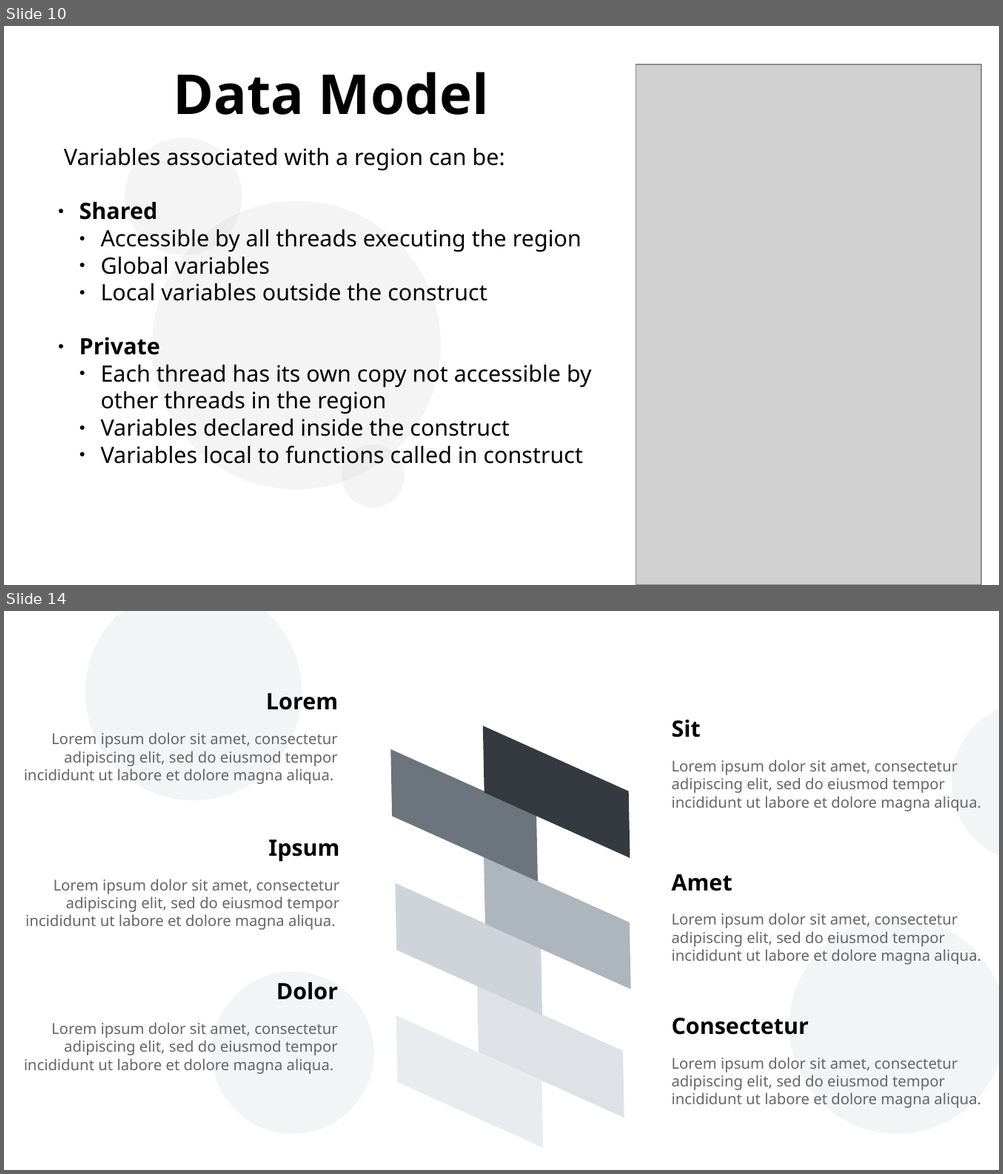
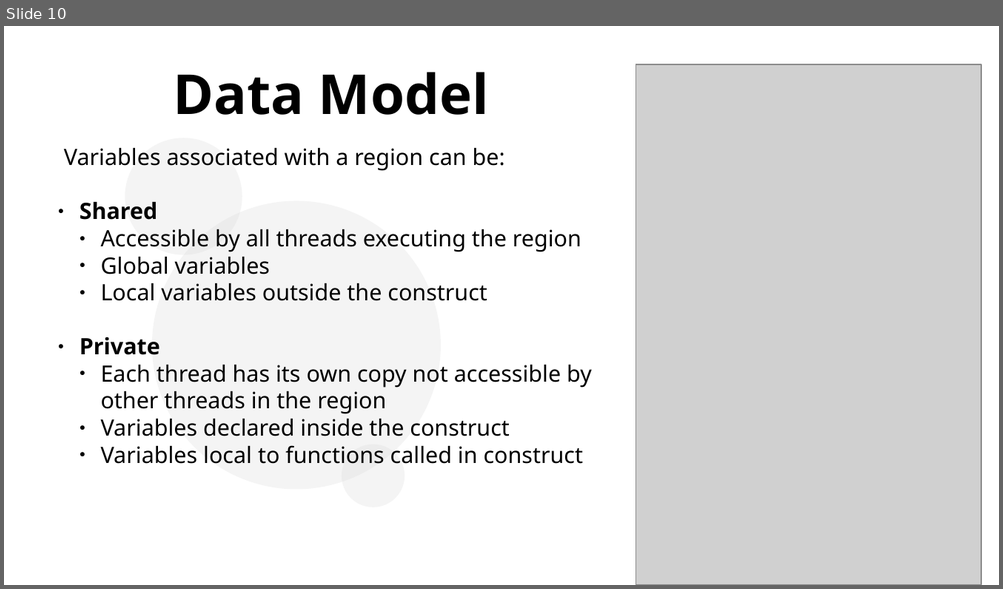
Before and after one commit to tajkhan/openmp_cpd_2024, a slide deck: presentation.pptx. Shown one above the other, each under a label of ours: slides 10 and 14 before the commit, slide 10 after it; the slides between them are not shown. The pictures are 1003x1174 and 1003x589 pixels, drawn with LibreOffice and Linux fonts; fonts in the diff are those of the drawing; grey boxes stand for pictures; background and template pictures are left out. Boxes give left, top, right and bottom in pixels: in the first picture for what was removed or moved away, otherwise in the second. Text is boxed around its words. In the diff, an @@ line names an element or a change of style, - is before the commit and + after.

Commit message:
updated presentation

```diff
--- a/presentation.pptx
+++ b/presentation.pptx
@@ slide 14 removed at (x1=4, y1=611, x2=999, y2=1170), background #FFFFFF @@
@@ ellipse removed at (x1=85, y1=611, x2=301, y2=800) @@
@@ text removed at (x1=266, y1=693, x2=338, y2=710) @@
-Lorem
@@ text removed at (x1=671, y1=720, x2=700, y2=738) @@
-Sit
@@ ellipse removed at (x1=952, y1=701, x2=999, y2=863) @@
@@ text removed at (x1=24, y1=732, x2=338, y2=784) @@
-Lorem ipsum dolor sit amet, consectetur adipiscing elit, sed do eiusmod tempor incididunt ut labore et dolore magna aliqua.
@@ text removed at (x1=671, y1=760, x2=981, y2=812) @@
-Lorem ipsum dolor sit amet, consectetur adipiscing elit, sed do eiusmod tempor incididunt ut labore et dolore magna aliqua.
@@ text removed at (x1=268, y1=840, x2=339, y2=862) @@
-Ipsum
@@ text removed at (x1=671, y1=874, x2=732, y2=891) @@
-Amet
@@ text removed at (x1=25, y1=879, x2=340, y2=930) @@
-Lorem ipsum dolor sit amet, consectetur adipiscing elit, sed do eiusmod tempor incididunt ut labore et dolore magna aliqua.
@@ text removed at (x1=671, y1=913, x2=981, y2=965) @@
-Lorem ipsum dolor sit amet, consectetur adipiscing elit, sed do eiusmod tempor incididunt ut labore et dolore magna aliqua.
@@ ellipse removed at (x1=789, y1=918, x2=999, y2=1134) @@
@@ ellipse removed at (x1=212, y1=972, x2=374, y2=1134) @@
@@ text removed at (x1=276, y1=982, x2=338, y2=1000) @@
-Dolor
@@ text removed at (x1=24, y1=1022, x2=338, y2=1074) @@
-Lorem ipsum dolor sit amet, consectetur adipiscing elit, sed do eiusmod tempor incididunt ut labore et dolore magna aliqua.
@@ group removed at (x1=391, y1=723, x2=631, y2=1151): 6 parallelograms @@
@@ text removed at (x1=671, y1=1018, x2=808, y2=1035) @@
-Consectetur
@@ text removed at (x1=671, y1=1057, x2=981, y2=1108) @@
-Lorem ipsum dolor sit amet, consectetur adipiscing elit, sed do eiusmod tempor incididunt ut labore et dolore magna aliqua.
```
Also in this commit, not shown: 1 slide added, 8 other slides removed.
